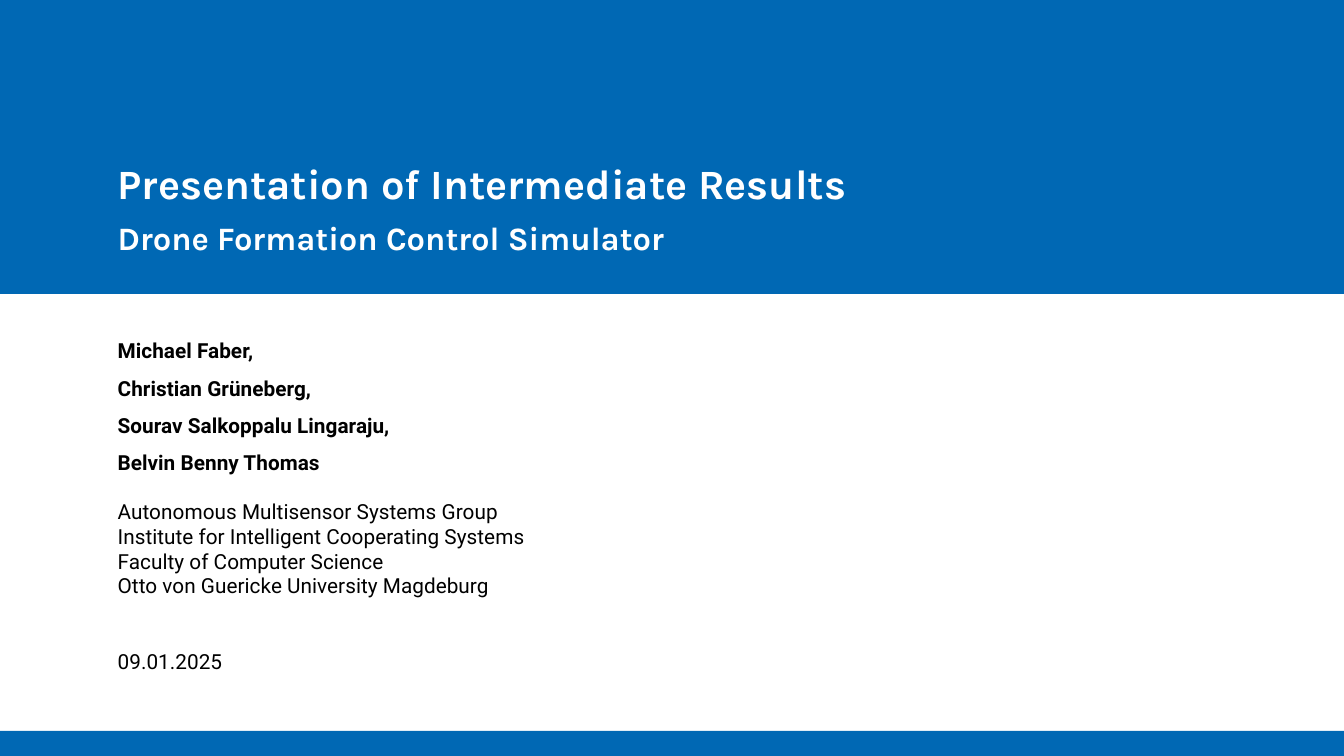
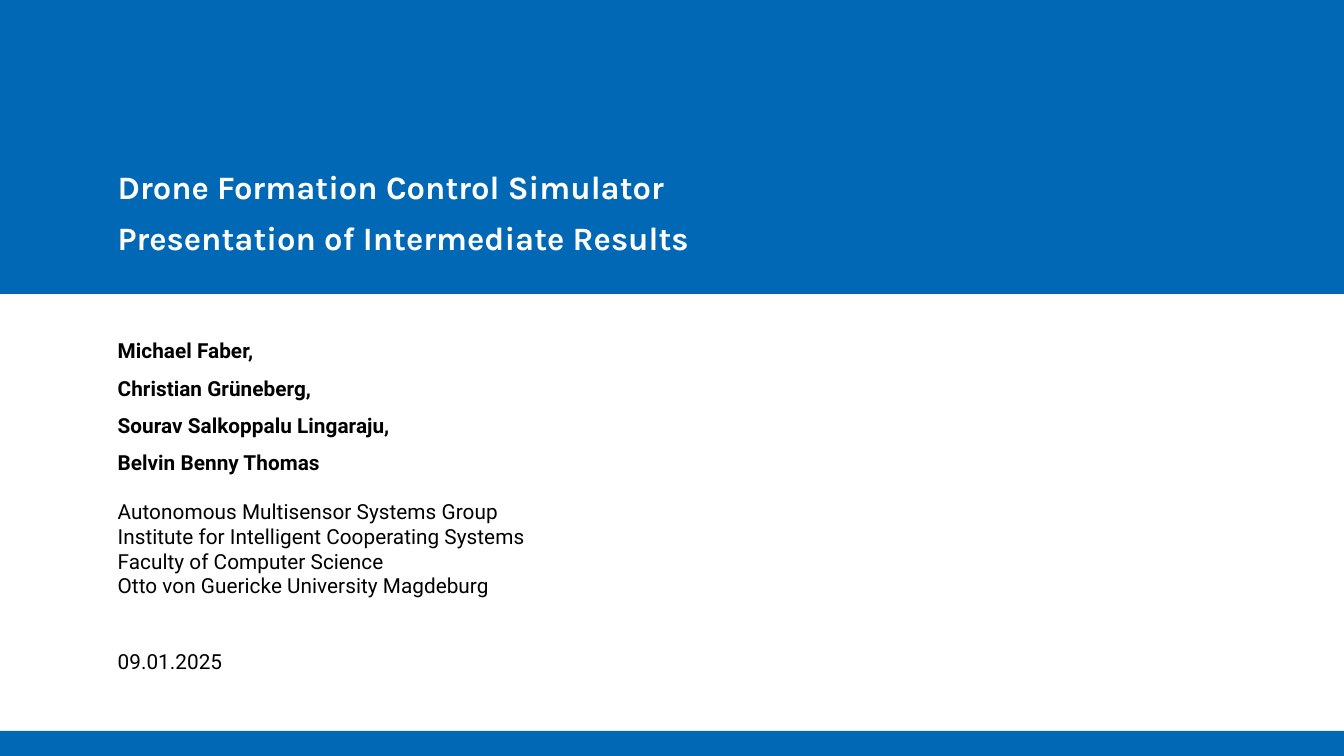
Before and after one commit to Belvin7/Drone_Project_personal-, a slide deck: slide 1 of AMS_Intermediate_Presentation.odp. Drawn at 1344x756 pixels with LibreOffice and Linux fonts; fonts in the diff are those of the drawing; background and template pictures are left out. Boxes give left, top, right and bottom in pixels: in the first picture for what was removed or moved away, otherwise in the second. Text is boxed around its words. In the diff, an @@ line names an element or a change of style, - is before the commit and + after.

```diff
--- a/AMS_Intermediate_Presentation.odp
+++ b/AMS_Intermediate_Presentation.odp
@@ title at <box>118,175,664,200</box>: text changed; size 22.3 to 17.5 pt @@
-Presentation of Intermediate Results
+Drone Formation Control Simulator
@@ subtitle at <box>118,226,689,251</box>: text changed @@
-Drone Formation Control Simulator
+Presentation of Intermediate Results
```
Also in this commit, not shown: 12 other slides changed, 3 slides added.
